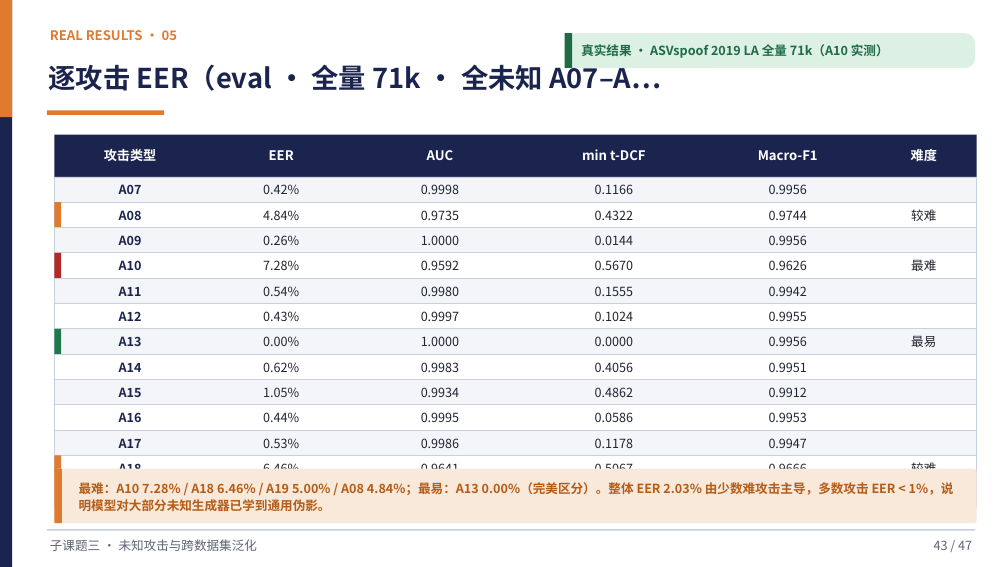
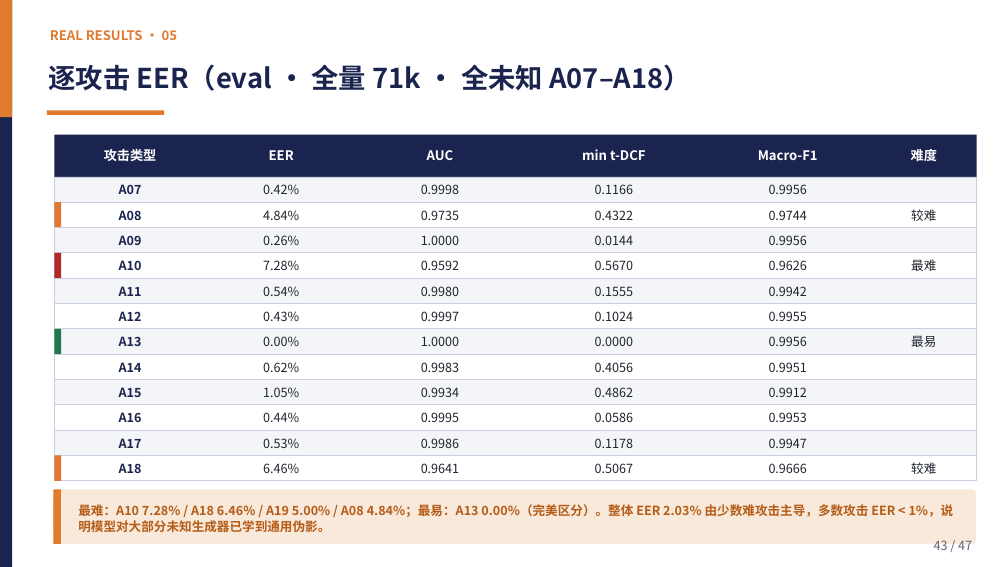
Before and after one commit to Yihuai-Zhang/learngit, a slide deck: slide 42 of 子课题三答辩-未知攻击与跨数据集泛化.pptx (slide 43 before the commit). Drawn at 1008x567 pixels with LibreOffice and Linux fonts; fonts in the diff are those of the drawing. Boxes give left, top, right and bottom in pixels: in the first picture for what was removed or moved away, otherwise in the second. Text is boxed around its words. In the diff, an @@ line names an element or a change of style, - is before the commit and + after.

```diff
--- a/子课题三答辩-未知攻击与跨数据集泛化.pptx
+++ b/子课题三答辩-未知攻击与跨数据集泛化.pptx
@@ rounded rectangle removed at [565, 33, 975, 68] @@
@@ rectangle removed at [565, 33, 572, 68] @@
@@ text removed at [581, 44, 889, 58] @@
-真实结果 · ASVspoof 2019 LA 全量 71k（A10 实测）
@@ text at [48, 64, 691, 91]: text changed @@
-逐攻击 EER（eval · 全量 71k · 全未知 A07–A…
+逐攻击 EER（eval · 全量 71k · 全未知 A07–A18）
@@ 3 rectangles, 1 text, 1 rounded rectangle: place and size @@
-3 rectangles, 1 text, 1 rounded rectangle at [54, 469, 977, 523]
+3 rectangles, 1 text, 1 rounded rectangle at [54, 489, 976, 544]
@@ rectangle removed at [47, 529, 975, 531] @@
@@ text removed at [50, 539, 257, 551] @@
-子课题三 · 未知攻击与跨数据集泛化
```
Also in this commit, not shown: 30 other slides changed, 1 slide added, 3 slides removed, 2 other files.
